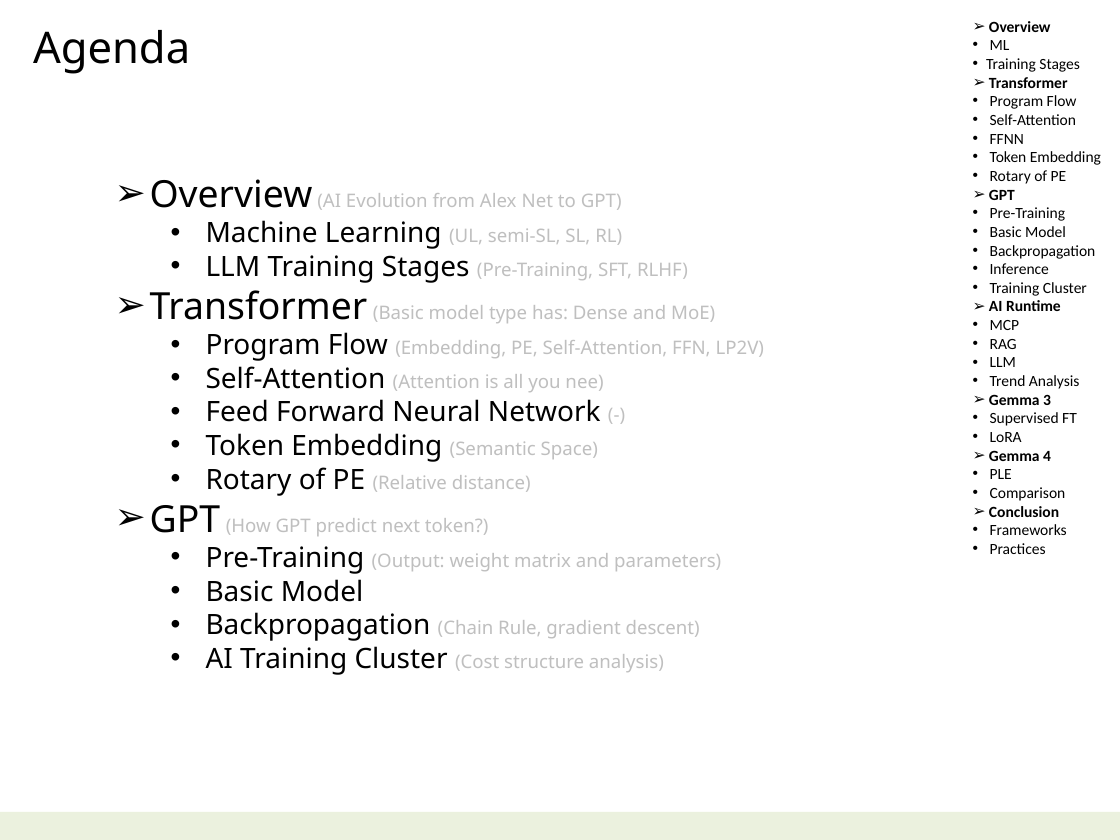
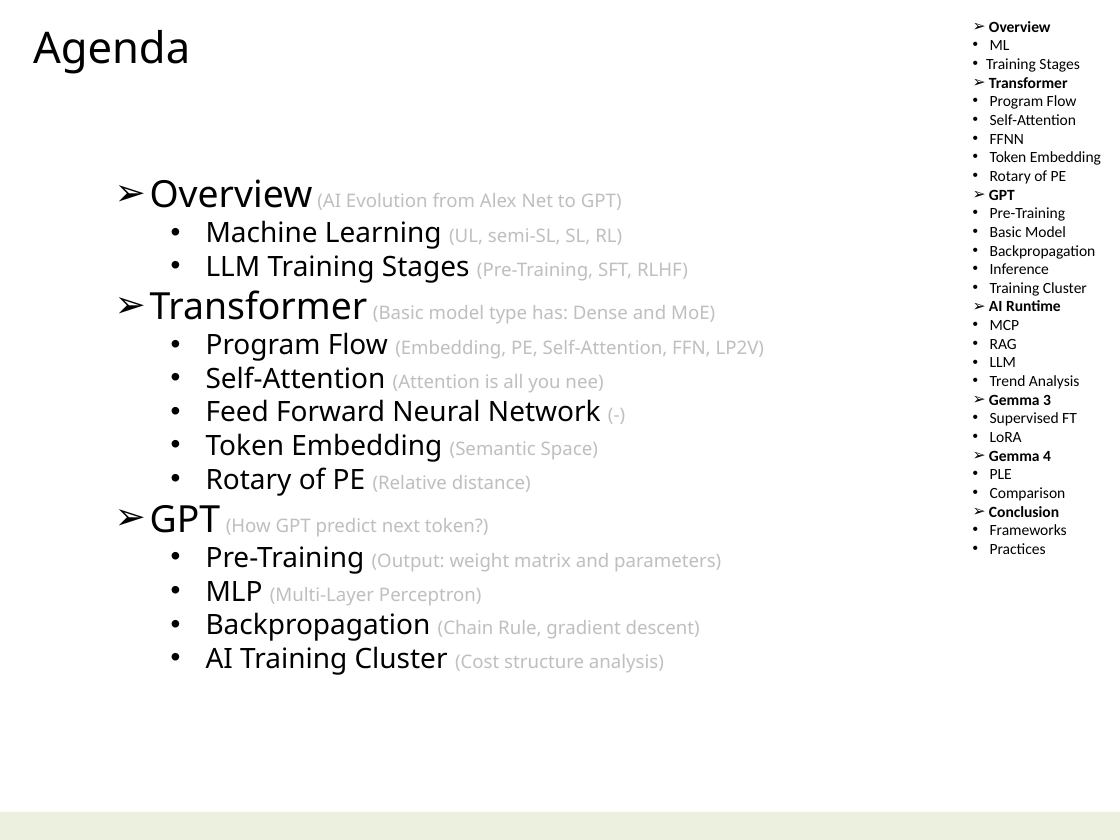
Before and after one commit to navibator/crazy-ai, a slide deck: slide 2 of ai.pptx. Drawn at 1120x840 pixels with LibreOffice and Linux fonts; fonts in the diff are those of the drawing. Boxes give left, top, right and bottom in pixels: in the first picture for what was removed or moved away, otherwise in the second. Text is boxed around its words. In the diff, an @@ line names an element or a change of style, - is before the commit and + after.

```diff
--- a/ai.pptx
+++ b/ai.pptx
@@ text at bbox=[206, 581, 481, 605]: text changed; size 18 to 12 pt; text colour #000000 to #BFBFBF @@
-  • Basic Model
+  • MLP (Multi-Layer Perceptron)
```
Also in this commit, not shown: 3 other slides changed, 1 slide removed, 1 other file.
